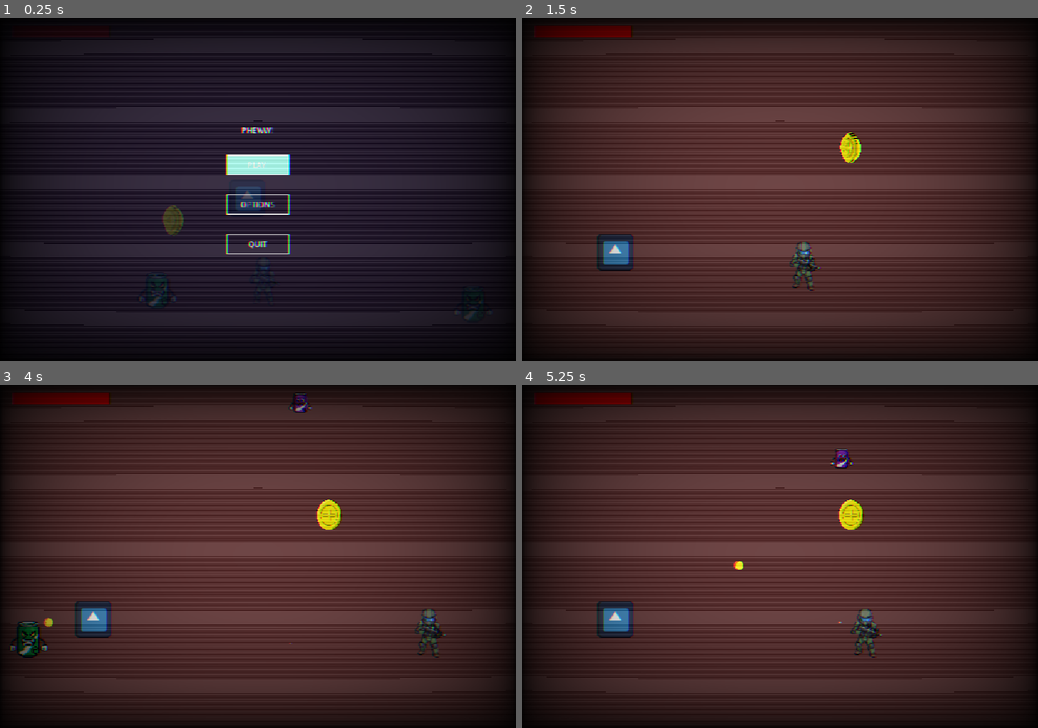
Above: before the commit, frames 1-4 (two rows, left to right).
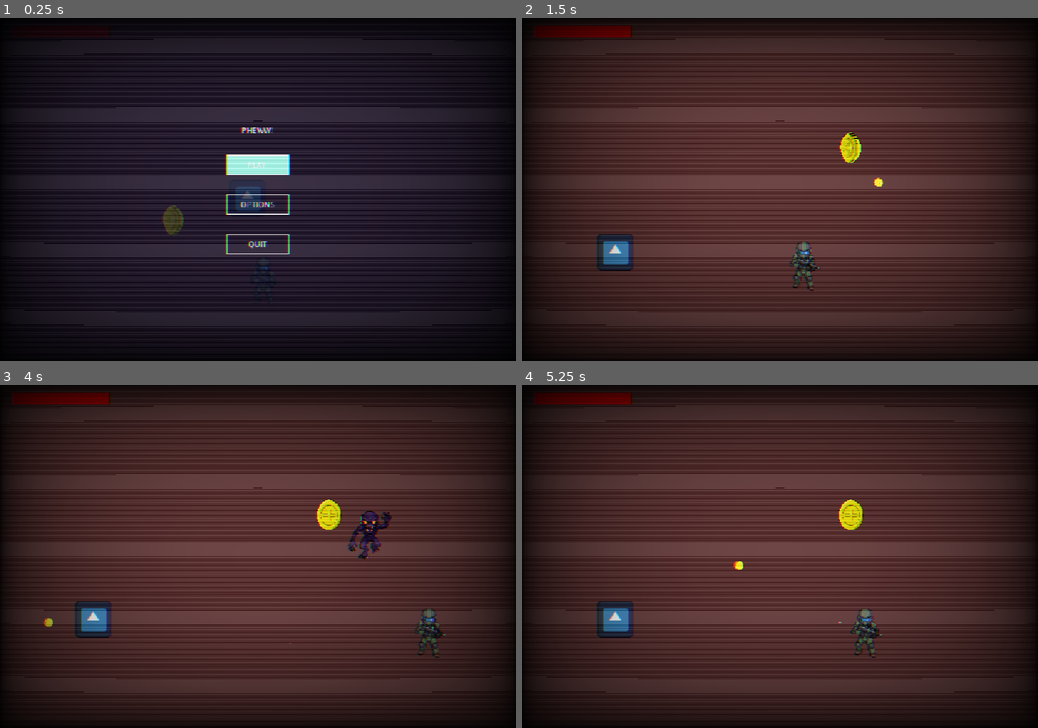
Above: after the commit, the same moments.

Repository: Krelian88/npa-game
Game: Godot game, scene res://Scene/main_menu.tscn
The game is run twice, just before and just after one commit, with the same random seed, the same clock (stepped at 60 frames per second) and the same inputs. The engine's default icon, where the game draws it, is replaced by a stand-in: a white triangle on a blue panel in a dark square. Sound files missing from this copy of the repository are replaced by a short silence.
Inputs (mouse positions are in pixels of both pictures, inside the frame that each line leads up to):
- Up to frame 1 (0.25 s): no input
- Up to frame 2 (1.5 s): click "PLAY" at 0.5 s; tap Enter (ui_accept) at 1.25 s; move the mouse to (893, 172) at 1.27 s; hold Right (Move Right) from 1.28 s (still down); click (893, 172) at 1.35 s
- Up to frame 3 (4 s): tap Enter (ui_accept) at 1.52 s; release Right (Move Right) at 2 s; drag from (154, 573) to (340, 631) at 2.02 s; move the mouse to (309, 481) at 2.77 s; hold Right (Move Right) 2.78-3.5 s; click (309, 481) at 2.85 s; drag from (232, 625) to (330, 515) at 3.52 s
- Up to frame 4 (5.25 s): move the mouse to (934, 607) at 4.27 s; hold Left (Move Left) 4.28-5 s; click (934, 607) at 4.35 s; tap Enter (ui_accept) at 4.52 s; drag from (625, 505) to (614, 618) at 5.02 s

The runs differ from the first frame. In frame 1, less than 0.1% of the frame differs, in the area x 27-35%, y 75-85%; in frame 2, less than 0.1%; in frame 3, 1.3%, in the area x 1-77%, y 2-80%; in frame 4, 0.2%.

Commit message:
Refactor player damage handling; stop immediate spawn
Move player damage logic into a new take_damage(amount) method to centralize health deduction, invincibility checks, blinking and timer start. Update boss_bullet to call take_damage(15) instead of modifying player_health directly, and have _on_hitbox_body_entered call take_damage(10). Also remove the immediate _on_spawn_timer_timeout() call in segment_manager.spawn_enemies so the spawn timer doesn't trigger instantly on setup.

Diff:
--- a/Scripts/boss_bullet.gd
+++ b/Scripts/boss_bullet.gd
@@ -11,7 +11,7 @@
 
 func _on_body_entered(body: Node2D) -> void:
 	if body.name == "Player":
-		body.player_health -= 15
+		body.take_damage(15)
 		queue_free()
 
 func _on_area_entered(_area: Area2D) -> void:
--- a/Scripts/player.gd
+++ b/Scripts/player.gd
@@ -64,12 +64,16 @@
 
 func _on_hitbox_body_entered(body: Node2D) -> void:
 	if body.is_in_group("Enemies") and is_invincible == false:
-		player_health -= 10
-		print("Player Health: ", player_health) #Prints to the bottom of the screen
-	#Turn on invincibility and starts the flash!
-		is_invincible = true
-		_start_blink()
-		$InvincibilityTimer.start()
+		take_damage(10)
+
+func take_damage(amount: int) -> void:
+	if is_invincible:
+		return
+	player_health -= amount
+	print("Player Health: ", player_health)
+	is_invincible = true
+	_start_blink()
+	$InvincibilityTimer.start()
 
 func _on_invincibility_timer_timeout() -> void:
 	pass
--- a/Scripts/segment_manager.gd
+++ b/Scripts/segment_manager.gd
@@ -103,7 +103,6 @@
 	spawn_timer.timeout.connect(_on_spawn_timer_timeout)
 	add_child(spawn_timer)
 	spawn_timer.start()
-	_on_spawn_timer_timeout()
 
 func _on_spawn_timer_timeout() -> void:
 	if enemies_to_spawn <= 0:
